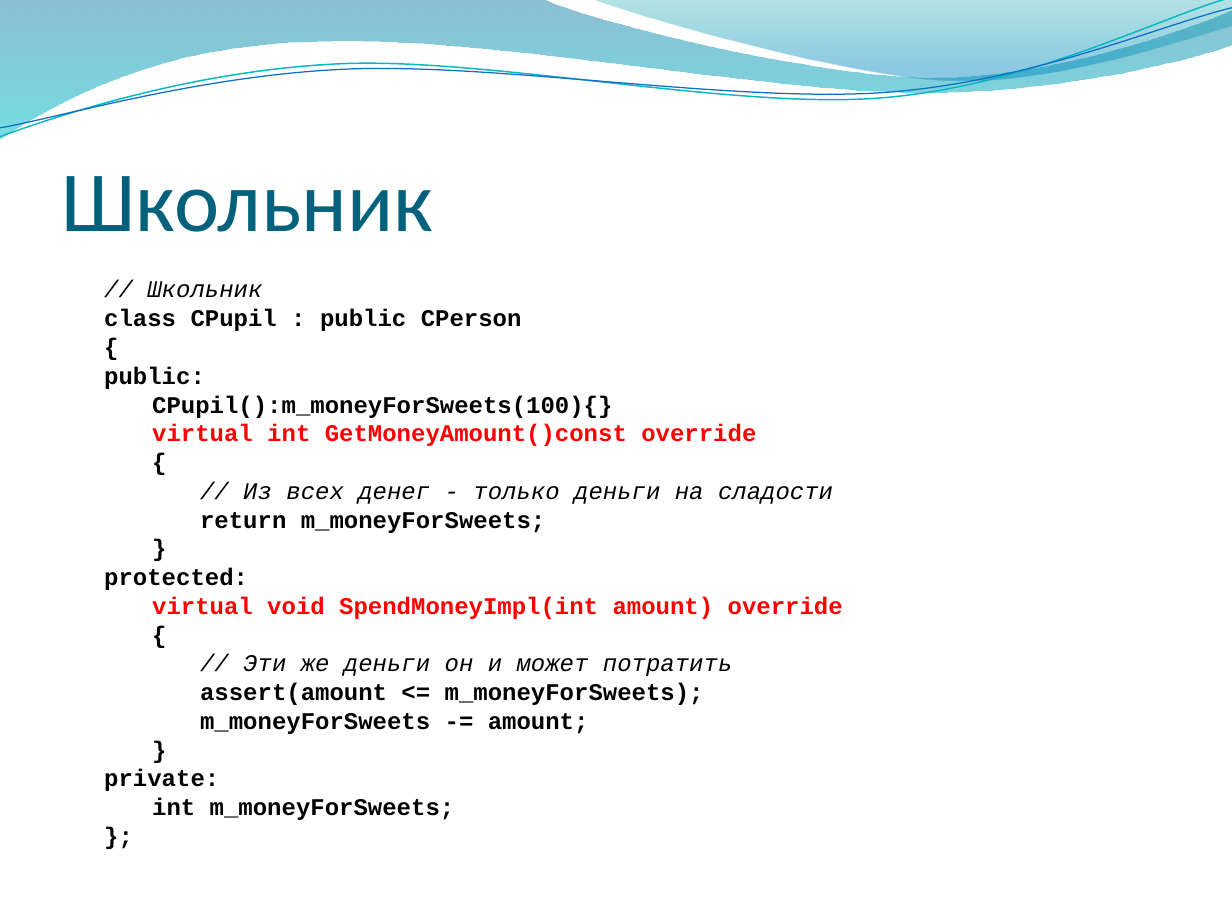
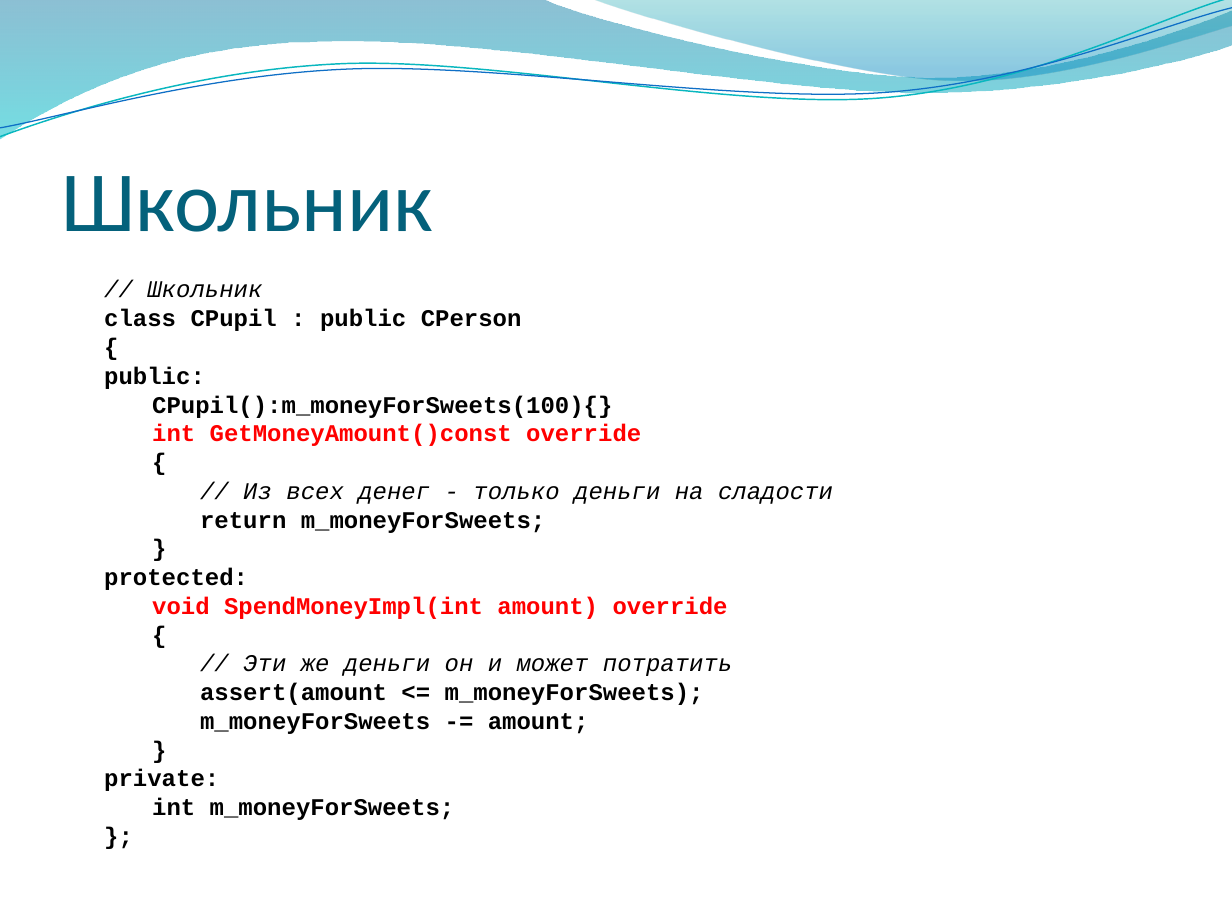
Before and after one commit to alexey-malov/oop, a slide deck: slide 31 of lectures/02/Основы ООП.pptx (slide 30 before the commit). Drawn at 1232x924 pixels with LibreOffice and Linux fonts; fonts in the diff are those of the drawing; background and template pictures are left out. Boxes give left, top, right and bottom in pixels: in the first picture for what was removed or moved away, otherwise in the second. Text is boxed around its words. In the diff, an @@ line names an element or a change of style, - is before the commit and + after.

```diff
--- a/lectures/02/Основы ООП.pptx
+++ b/lectures/02/Основы ООП.pptx
@@ text at [152,424,641,446]: text changed @@
-virtual int GetMoneyAmount()const override
+int GetMoneyAmount()const override
@@ text at [152,596,728,619]: text changed @@
-virtual void SpendMoneyImpl(int amount) override
+void SpendMoneyImpl(int amount) override
```
Also in this commit, not shown: 9 other slides changed, 3 slides added, 2 slides removed.
